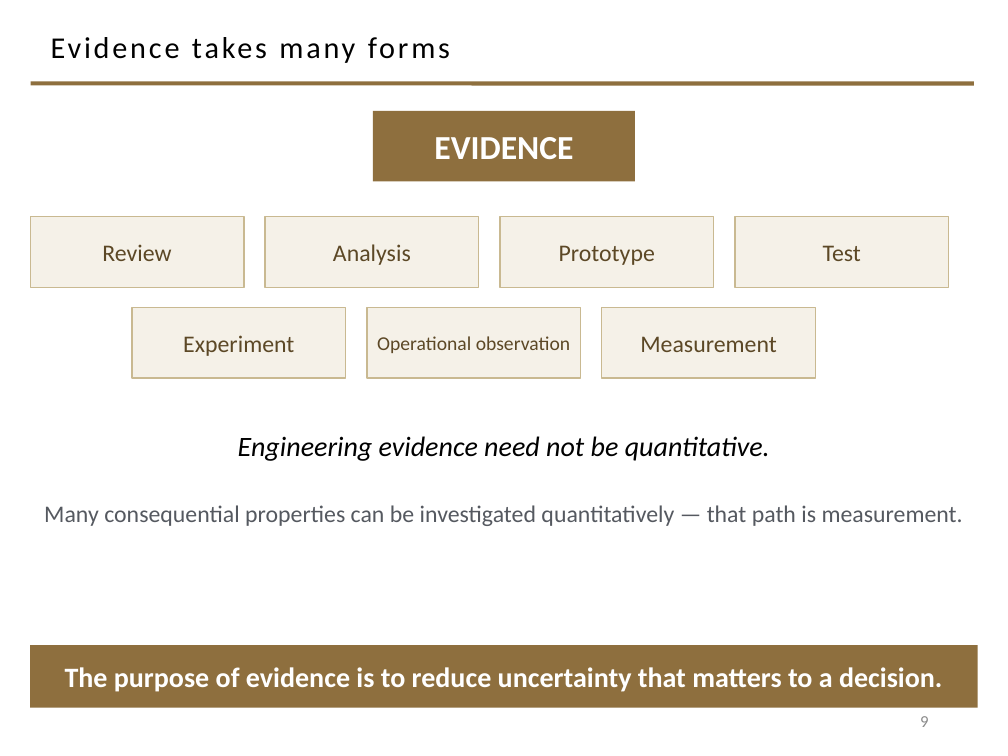
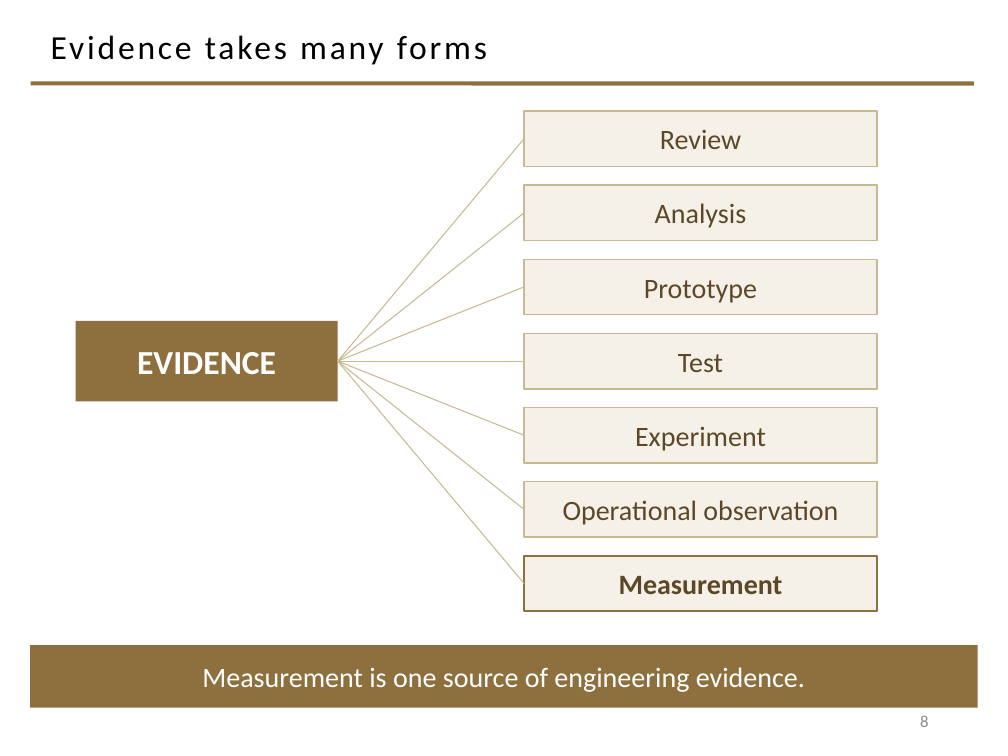
Before and after one commit to davisjam/model-based-agentic-software-engineering, a slide deck: slide 8 of course/lectures/act-1-foundations/09-engineering-decision-making-and-metrics/1-9-Engineering-Decision-Making-and-Metrics.pptx (slide 9 before the commit). Drawn at 1008x756 pixels with LibreOffice and Linux fonts; fonts in the diff are those of the drawing; background and template pictures are left out. Boxes give left, top, right and bottom in pixels: in the first picture for what was removed or moved away, otherwise in the second. Text is boxed around its words. In the diff, an @@ line names an element or a change of style, - is before the commit and + after.

```diff
--- a/course/lectures/act-1-foundations/09-engineering-decision-making-and-metrics/1-9-Engineering-Decision-Making-and-Metrics.pptx
+++ b/course/lectures/act-1-foundations/09-engineering-decision-making-and-metrics/1-9-Engineering-Decision-Making-and-Metrics.pptx
@@ title "Evidence takes many forms" at [51,35,487,65]: size 21.6 to 24 pt @@
@@ rectangle "Review": place and size @@
-rectangle "Review" at [30,217,244,287]
+rectangle "Review" at [524,111,877,166]
@@ line added from (338, 361) to (524, 139), #C9B991 0.75 pt @@
@@ rectangle "Analysis": place and size @@
-rectangle "Analysis" at [265,217,479,287]
+rectangle "Analysis" at [524,185,877,241]
@@ line added from (338, 361) to (524, 213), #C9B991 0.75 pt @@
@@ rectangle "Prototype": place and size @@
-rectangle "Prototype" at [500,217,714,287]
+rectangle "Prototype" at [524,259,877,314]
@@ line added from (338, 361) to (524, 287), #C9B991 0.75 pt @@
@@ rectangle "EVIDENCE": place and size @@
-rectangle "EVIDENCE" at [373,111,635,181]
+rectangle "EVIDENCE" at [76,321,338,401]
@@ rectangle "Test": place and size @@
-rectangle "Test" at [735,217,949,287]
+rectangle "Test" at [524,334,877,389]
@@ line added from (338, 361) to (524, 361), #C9B991 0.75 pt @@
@@ line added from (338, 361) to (524, 435), #C9B991 0.75 pt @@
@@ line added from (338, 361) to (524, 509), #C9B991 0.75 pt @@
@@ line added from (338, 361) to (524, 584), #C9B991 0.75 pt @@
@@ size 17 to 20 pt in 5 elements at [524,259,877,314], [524,111,877,166], [524,185,877,241], [524,334,877,389], [524,407,877,463] @@
@@ rectangle "Experiment": place and size @@
-rectangle "Experiment" at [132,307,346,378]
+rectangle "Experiment" at [524,407,877,463]
@@ text removed at [238,436,770,461] @@
-Engineering evidence need not be quantitative.
@@ text removed at [44,505,963,526] @@
-Many consequential properties can be investigated quantitatively — that path is measurement.
@@ rectangle "Operational observation": place and size @@
-rectangle "Operational observation" at [367,307,581,378]
+rectangle "Operational observation" at [524,482,877,537]
@@ rectangle "Operational observation" at [524,482,877,537]: size 14 to 20 pt @@
@@ rectangle "Measurement": place and size @@
-rectangle "Measurement" at [602,307,815,378]
+rectangle "Measurement" at [524,556,877,612]
@@ rectangle "Measurement" at [524,556,877,612]: size 17 to 20 pt, bold on; outline #C9B991 1 pt to #8E6F3E 1.5 pt @@
@@ text in rectangle at [202,667,805,692]: text changed; bold off @@
-The purpose of evidence is to reduce uncertainty that matters to a decision.
+Measurement is one source of engineering evidence.
@@ page number at [920,715,928,727]: text changed @@
-9
+8
```
Also in this commit, not shown: 22 other slides changed, 2 slides added, 3 slides removed, 1 other file.
